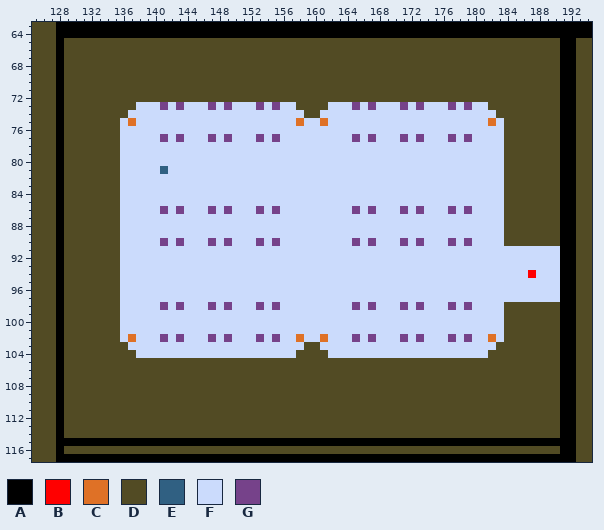
One commit to this pixel-art file: assets/image/level.aseprite. Above is the file before it was changed.
512x512 pixels, 1 frame. Colours within 5 levels of each other are drawn and written as one. Shown: x 125..194, y 63..117.
Palette (. is transparent): A #000000  B #ff0000  C #df7126  D #524b24  E #306082  F #cbdbfc  G #76428a
Pixels before (only the part around the change), first column x 125:
 63 DDDAAAAAAAAAAAAAAAAAAAAAAAAAAAAAAAAAAAAAAAAAAAAAAAAAAAAAAAAAAAAAAAAAAA
 64 DDDAAAAAAAAAAAAAAAAAAAAAAAAAAAAAAAAAAAAAAAAAAAAAAAAAAAAAAAAAAAAAAAAAAA
 65 DDDADDDDDDDDDDDDDDDDDDDDDDDDDDDDDDDDDDDDDDDDDDDDDDDDDDDDDDDDDDDDDDAADD
 66 DDDADDDDDDDDDDDDDDDDDDDDDDDDDDDDDDDDDDDDDDDDDDDDDDDDDDDDDDDDDDDDDDAADD
 67 DDDADDDDDDDDDDDDDDDDDDDDDDDDDDDDDDDDDDDDDDDDDDDDDDDDDDDDDDDDDDDDDDAADD
 68 DDDADDDDDDDDDDDDDDDDDDDDDDDDDDDDDDDDDDDDDDDDDDDDDDDDDDDDDDDDDDDDDDAADD
 69 DDDADDDDDDDDDDDDDDDDDDDDDDDDDDDDDDDDDDDDDDDDDDDDDDDDDDDDDDDDDDDDDDAADD
 70 DDDADDDDDDDDDDDDDDDDDDDDDDDDDDDDDDDDDDDDDDDDDDDDDDDDDDDDDDDDDDDDDDAADD
 71 DDDADDDDDDDDDDDDDDDDDDDDDDDDDDDDDDDDDDDDDDDDDDDDDDDDDDDDDDDDDDDDDDAADD
 72 DDDADDDDDDDDDDDDDDDDDDDDDDDDDDDDDDDDDDDDDDDDDDDDDDDDDDDDDDDDDDDDDDAADD
 73 DDDADDDDDDDDDFFFGFGFFFGFGFFFGFGFFDDDDFFFGFGFFFGFGFFFGFGFFDDDDDDDDDAADD
 74 DDDADDDDDDDDFFFFFFFFFFFFFFFFFFFFFFDDFFFFFFFFFFFFFFFFFFFFFFDDDDDDDDAADD
 75 DDDADDDDDDDFCFFFFFFFFFFFFFFFFFFFFCFFCFFFFFFFFFFFFFFFFFFFFCFDDDDDDDAADD
 76 DDDADDDDDDDFFFFFFFFFFFFFFFFFFFFFFFFFFFFFFFFFFFFFFFFFFFFFFFFDDDDDDDAADD
 77 DDDADDDDDDDFFFFFGFGFFFGFGFFFGFGFFFFFFFFFGFGFFFGFGFFFGFGFFFFDDDDDDDAADD
 78 DDDADDDDDDDFFFFFFFFFFFFFFFFFFFFFFFFFFFFFFFFFFFFFFFFFFFFFFFFDDDDDDDAADD
 79 DDDADDDDDDDFFFFFFFFFFFFFFFFFFFFFFFFFFFFFFFFFFFFFFFFFFFFFFFFDDDDDDDAADD
 80 DDDADDDDDDDFFFFFFFFFFFFFFFFFFFFFFFFFFFFFFFFFFFFFFFFFFFFFFFFDDDDDDDAADD
 81 DDDADDDDDDDFFFFFEFFFFFFFFFFFFFFFFFFFFFFFFFFFFFFFFFFFFFFFFFFDDDDDDDAADD
 82 DDDADDDDDDDFFFFFFFFFFFFFFFFFFFFFFFFFFFFFFFFFFFFFFFFFFFFFFFFDDDDDDDAADD
 83 DDDADDDDDDDFFFFFFFFFFFFFFFFFFFFFFFFFFFFFFFFFFFFFFFFFFFFFFFFDDDDDDDAADD
 84 DDDADDDDDDDFFFFFFFFFFFFFFFFFFFFFFFFFFFFFFFFFFFFFFFFFFFFFFFFDDDDDDDAADD
 85 DDDADDDDDDDFFFFFFFFFFFFFFFFFFFFFFFFFFFFFFFFFFFFFFFFFFFFFFFFDDDDDDDAADD
 86 DDDADDDDDDDFFFFFGFGFFFGFGFFFGFGFFFFFFFFFGFGFFFGFGFFFGFGFFFFDDDDDDDAADD
 87 DDDADDDDDDDFFFFFFFFFFFFFFFFFFFFFFFFFFFFFFFFFFFFFFFFFFFFFFFFDDDDDDDAADD
 88 DDDADDDDDDDFFFFFFFFFFFFFFFFFFFFFFFFFFFFFFFFFFFFFFFFFFFFFFFFDDDDDDDAADD
 89 DDDADDDDDDDFFFFFFFFFFFFFFFFFFFFFFFFFFFFFFFFFFFFFFFFFFFFFFFFDDDDDDDAADD
 90 DDDADDDDDDDFFFFFGFGFFFGFGFFFGFGFFFFFFFFFGFGFFFGFGFFFGFGFFFFDDDDDDDAADD
 91 DDDADDDDDDDFFFFFFFFFFFFFFFFFFFFFFFFFFFFFFFFFFFFFFFFFFFFFFFFFFFFFFFAADD
 92 DDDADDDDDDDFFFFFFFFFFFFFFFFFFFFFFFFFFFFFFFFFFFFFFFFFFFFFFFFFFFFFFFAADD
 93 DDDADDDDDDDFFFFFFFFFFFFFFFFFFFFFFFFFFFFFFFFFFFFFFFFFFFFFFFFFFFFFFFAADD
 94 DDDADDDDDDDFFFFFFFFFFFFFFFFFFFFFFFFFFFFFFFFFFFFFFFFFFFFFFFFFFFBFFFAADD
 95 DDDADDDDDDDFFFFFFFFFFFFFFFFFFFFFFFFFFFFFFFFFFFFFFFFFFFFFFFFFFFFFFFAADD
 96 DDDADDDDDDDFFFFFFFFFFFFFFFFFFFFFFFFFFFFFFFFFFFFFFFFFFFFFFFFFFFFFFFAADD
 97 DDDADDDDDDDFFFFFFFFFFFFFFFFFFFFFFFFFFFFFFFFFFFFFFFFFFFFFFFFFFFFFFFAADD
 98 DDDADDDDDDDFFFFFGFGFFFGFGFFFGFGFFFFFFFFFGFGFFFGFGFFFGFGFFFFDDDDDDDAADD
 99 DDDADDDDDDDFFFFFFFFFFFFFFFFFFFFFFFFFFFFFFFFFFFFFFFFFFFFFFFFDDDDDDDAADD
100 DDDADDDDDDDFFFFFFFFFFFFFFFFFFFFFFFFFFFFFFFFFFFFFFFFFFFFFFFFDDDDDDDAADD
101 DDDADDDDDDDFFFFFFFFFFFFFFFFFFFFFFFFFFFFFFFFFFFFFFFFFFFFFFFFDDDDDDDAADD
102 DDDADDDDDDDFCFFFGFGFFFGFGFFFGFGFFCFFCFFFGFGFFFGFGFFFGFGFFCFDDDDDDDAADD
103 DDDADDDDDDDDFFFFFFFFFFFFFFFFFFFFFFDDFFFFFFFFFFFFFFFFFFFFFFDDDDDDDDAADD
104 DDDADDDDDDDDDFFFFFFFFFFFFFFFFFFFFDDDDFFFFFFFFFFFFFFFFFFFFDDDDDDDDDAADD
105 DDDADDDDDDDDDDDDDDDDDDDDDDDDDDDDDDDDDDDDDDDDDDDDDDDDDDDDDDDDDDDDDDAADD
106 DDDADDDDDDDDDDDDDDDDDDDDDDDDDDDDDDDDDDDDDDDDDDDDDDDDDDDDDDDDDDDDDDAADD
107 DDDADDDDDDDDDDDDDDDDDDDDDDDDDDDDDDDDDDDDDDDDDDDDDDDDDDDDDDDDDDDDDDAADD
108 DDDADDDDDDDDDDDDDDDDDDDDDDDDDDDDDDDDDDDDDDDDDDDDDDDDDDDDDDDDDDDDDDAADD
109 DDDADDDDDDDDDDDDDDDDDDDDDDDDDDDDDDDDDDDDDDDDDDDDDDDDDDDDDDDDDDDDDDAADD
110 DDDADDDDDDDDDDDDDDDDDDDDDDDDDDDDDDDDDDDDDDDDDDDDDDDDDDDDDDDDDDDDDDAADD
111 DDDADDDDDDDDDDDDDDDDDDDDDDDDDDDDDDDDDDDDDDDDDDDDDDDDDDDDDDDDDDDDDDAADD
112 DDDADDDDDDDDDDDDDDDDDDDDDDDDDDDDDDDDDDDDDDDDDDDDDDDDDDDDDDDDDDDDDDAADD
113 DDDADDDDDDDDDDDDDDDDDDDDDDDDDDDDDDDDDDDDDDDDDDDDDDDDDDDDDDDDDDDDDDAADD
114 DDDADDDDDDDDDDDDDDDDDDDDDDDDDDDDDDDDDDDDDDDDDDDDDDDDDDDDDDDDDDDDDDAADD
115 DDDAAAAAAAAAAAAAAAAAAAAAAAAAAAAAAAAAAAAAAAAAAAAAAAAAAAAAAAAAAAAAAAAADD
116 DDDADDDDDDDDDDDDDDDDDDDDDDDDDDDDDDDDDDDDDDDDDDDDDDDDDDDDDDDDDDDDDDAADD
117 DDDAAAAAAAAAAAAAAAAAAAAAAAAAAAAAAAAAAAAAAAAAAAAAAAAAAAAAAAAAAAAAAAAADD
The result:
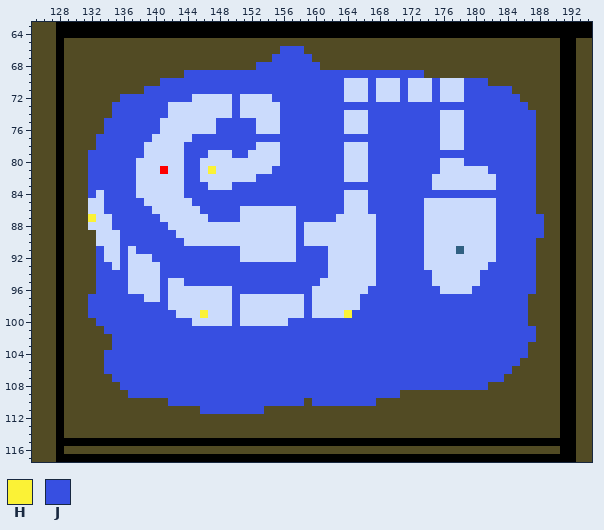
Colours new in this view: H #fbf236  J #374fe1
The exact change:
Changed rows in their new state; - is an unchanged pixel.
first column x 132:
 66 ------------------------JJJ--------------------------------
 67 -----------------------JJJJJ-------------------------------
 68 ---------------------JJJJJJJJ------------------------------
 69 ------------JJJJJJJJJJJJJJJJJJJJJJJJJJJJJJ-----------------
 70 ---------JJJJJJJJJJJJJJJJJJJJJJJFFFJFFFJFFFJFFFJJJ---------
 71 -------JJJJJJJJJJJJJJJJJJJJJJJJJFFFJFFFJFFFJFFFJJJJJJ------
 72 ----JJJJJJJJJFFFFFJFFFFJJJJJJJJJFFFJFFFJFFFJFFFJJJJJJJ-----
 73 ---JJJJJJJ-F---F-FJ--F-FJJJJJJJJJJJJJJJJJJJJJJJJJJJJJJJ----
 74 ---JJJJJJJ--------J-----JJJJJJJJ---JJJJJJJJJ---JJJJJJJJJ---
 75 --JJJJJJJ-------JJJJJ---JJJJJJJJ---JJJJJJJJJ---JJJJJJJJJ---
 76 --JJJJJJJ-------JJJJJ---JJJJJJJJ---JJJJJJJJJ---JJJJJJJJJ---
 77 -JJJJJJJ-F-F-JJJJJJJJJJJJJJJJJJJJJJJJJJJJJJJ-F-JJJJJJJJJ---
 78 -JJJJJJ-----JJJJJJJJJ---JJJJJJJJ---JJJJJJJJJ---JJJJJJJJJ---
 79 JJJJJJJ-----JJJ---JJ----JJJJJJJJ---JJJJJJJJJJJJJJJJJJJJJ---
 80 JJJJJJ------JJ----------JJJJJJJJ---JJJJJJJJJ---JJJJJJJJJ---
 81 JJJJJJ---B--JJ-H-------JJJJJJJJJ---JJJJJJJJJ------JJJJJJ---
 82 JJJJJJ------JJ-------JJJJJJJJJJJ---JJJJJJJJ--------JJJJJ---
 83 JJJJJJ------JJJ---JJJJJJJJJJJJJJJJJJJJJJJJJ--------JJJJJ---
 84 JFJJJJ------JJJJJJJJJJJJJJJJJJJJ---JJJJJJJJJJJJJJJJJJJJJ---
 85 FFJJJJJ------JJJJJJJJJJJJJJJJJJJ---JJJJJJJ---------JJJJJ---
 86 FFJJJJJJ-F-F--JJJJJ--F-F--JJJJJJ-F-JJJJJJJ---F-F---JJJJJ---
 87 HFFJJJJJJ------JJJJ-------JJJJJ-----JJJJJJ---------JJJJJJ--
 88 FFFJJJJJJJ----------------J---------JJJJJJ---------JJJJJJ--
 89 -FFFJJJJJJJ---------------J---------JJJJJJ---------JJJJJJ--
 90 -FFFJJJJJJJJ---F-F---F-F--J------F-FJJJJJJ---F-F---JJJJJ---
 91 -JFFJ-JJJJJJJJJJJJJ-------JJJJ------JJJJJJ----E----JJJJJDDD
 92 -JFFJ---JJJJJJJJJJJ-------JJJJ------JJJJJJ---------JJJJJDDD
 93 -JJFJ----JJJJJJJJJJJJJJJJJJJJJ------JJJJJJ--------JJJJJJDDD
 94 -JJJJ----JJJJJJJJJJJJJJJJJJJJJ------JJJJJJJ------JJJJJJJDDD
 95 -JJJJ----J--JJJJJJJJJJJJJJJJJ-------JJJJJJJ------JJJJJJJDDD
 96 -JJJJ----J--------JJJJJJJJJJ-------JJJJJJJJJ----JJJJJJJJDDD
 97 JJJJJJJ--J--------J--------J------JJJJJJJJJJJJJJJJJJJJJDDDD
 98 JJJJJJJJJJ-F---F-FJ--F-F---J-----FJJJJJJJJJJJJJJJJJJJJJ----
 99 JJJJJJJJJJJ---H---J--------J----HJJJJJJJJJJJJJJJJJJJJJJ----
100 -JJJJJJJJJJJJ-----J------JJJJJJJJJJJJJJJJJJJJJJJJJJJJJJ----
101 --JJJJJJJJJJJJJJJJJJJJJJJJJJJJJJJJJJJJJJJJJJJJJJJJJJJJJJ---
102 ---JJJJJJJJJJJJJJJJJJJJJJJJJJJJJJJJJJJJJJJJJJJJJJJJJJJJJ---
103 ---JJJJJJJJJJJJJJJJJJJJJJJJJJJJJJJJJJJJJJJJJJJJJJJJJJJJ----
104 --JJJJJJJJJJJJJJJJJJJJJJJJJJJJJJJJJJJJJJJJJJJJJJJJJJJJJ----
105 --JJJJJJJJJJJJJJJJJJJJJJJJJJJJJJJJJJJJJJJJJJJJJJJJJJJJ-----
106 --JJJJJJJJJJJJJJJJJJJJJJJJJJJJJJJJJJJJJJJJJJJJJJJJJJJ------
107 ---JJJJJJJJJJJJJJJJJJJJJJJJJJJJJJJJJJJJJJJJJJJJJJJJJ-------
108 ----JJJJJJJJJJJJJJJJJJJJJJJJJJJJJJJJJJJJJJJJJJJJJJ---------
109 -----JJJJJJJJJJJJJJJJJJJJJJJJJJJJJJJJJJ--------------------
110 ----------JJJJJJJJJJJJJJJJJ-JJJJJJJJ-----------------------
111 --------------JJJJJJJJ-------------------------------------
Pixel boxes of the changes (left, top, right, bottom) in both pictures:
changed: (88, 46, 560, 414)
